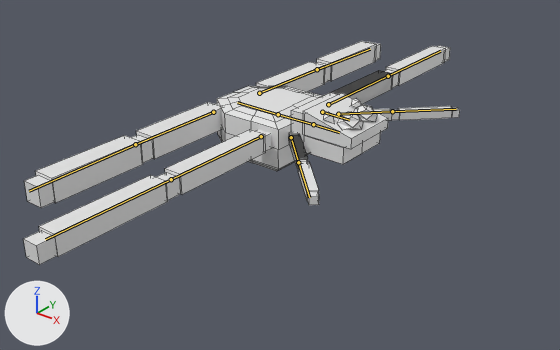
Renders of the Blender file Assets/SpiderWolfBlender.blend from each side of a commit.
Camera for both pictures: a 50 mm camera at (5.56, -7.29, 4.66) aimed at (0.13, -0.5, 0.45). Lighting does not change. The marker at lower left points along +X, +Y and +Z. The bones that bend it are drawn over the model as lines. Mesh edges are drawn as thin lines.
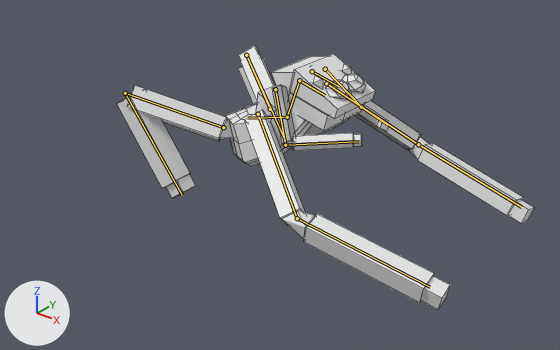
The newer file adds an action. The first version stands in its rest pose; the second is drawn at frame 1 of the action 'Pounce'.

The change in detail:
Bone 'FrontBody' (bone_frontbody) moves from (0.0, 0.0, 0.0) to (0.0, 0.15, 0.0).
Bone 'FrontBody' (bone_frontbody) turns from (0, 0, 0) to (0, 0, 70) degrees about its own x, y and z.
Bone 'UpperPediL' (bone_upperpedil) moves from (0.0, 0.0, 0.0) to (0.0, 0.0, -0.01).
Bone 'UpperPediL' (bone_upperpedil) turns from (0, 0, 0) to (-77, 38, 25) degrees about its own x, y and z.
Bone 'LowerPediL' (bone_lowerpedil) turns from (0, 0, 0) to (-31, 26, -95) degrees about its own x, y and z.
Bone 'UpperLegL' (bone_upperlegl) turns from (0, 0, 0) to (-121, 7, -138) degrees about its own x, y and z.
Bone 'LowerLegL' (bone_lowerlegl) moves from (0.0, 0.0, 0.0) to (-0.04, 0.03, 0.06).
Bone 'LowerLegL' (bone_lowerlegl) turns from (0, 0, 0) to (55, -42, -50) degrees about its own x, y and z.
Bone 'UpperPediR' (bone_upperpedir) moves from (0.0, 0.0, 0.0) to (0.0, 0.0, -0.01).
Bone 'UpperPediR' (bone_upperpedir) turns from (0, 0, 0) to (-77, -38, -25) degrees about its own x, y and z.
Bone 'LowerPediR' (bone_lowerpedir) turns from (0, 0, 0) to (-31, -26, 95) degrees about its own x, y and z.
Bone 'UpperLegR' (bone_upperlegr) turns from (0, 0, 0) to (-118, -10, 137) degrees about its own x, y and z.
Bone 'LowerLegR' (bone_lowerlegr) moves from (0.0, 0.0, 0.0) to (-0.03, -0.04, -0.06).
Bone 'LowerLegR' (bone_lowerlegr) turns from (0, 0, 0) to (53, 40, 53) degrees about its own x, y and z.
Bone 'Head' (bone_head) moves from (0.0, 0.0, 0.0) to (0.0, 0.0, 0.01).
Bone 'Head' (bone_head) turns from (0, 0, 0) to (-85, 0, 0) degrees about its own x, y and z.
Bone 'BackBody' (bone_backbody) moves from (0.0, 0.0, 0.0) to (0.0, -0.15, 0.0).
Bone 'BackBody' (bone_backbody) turns from (0, 0, 0) to (-15, 0, 0) degrees about its own x, y and z.
Bone 'UpperBackLegR' (bone_upperbacklegr) moves from (0.0, 0.0, 0.0) to (0.0, 0.0, 0.01).
Bone 'UpperBackLegR' (bone_upperbacklegr) turns from (0, 0, 0) to (48, 18, -25) degrees about its own x, y and z.
Bone 'LowerBackLegR' (bone_lowerbacklegr) turns from (0, 0, 0) to (-143, -6, 16) degrees about its own x, y and z.
Bone 'UpperBackLegL' (bone_upperbacklegl) moves from (0.0, 0.0, 0.0) to (0.01, 0.0, -0.01).
Bone 'UpperBackLegL' (bone_upperbacklegl) turns from (0, 0, 0) to (29, -18, 42) degrees about its own x, y and z.
Bone 'LowerBackLegL' (bone_lowerbacklegl) turns from (0, 0, 0) to (-131, -28, -32) degrees about its own x, y and z.

What differs and where, as boxes (x1, y1, x2, y2) in the pictures (560 x 350 px):
'Cube.002', posed (18% taller): before (23, 41, 460, 265); after (117, 46, 534, 310)
'Sphere.001', posed (16% taller): before (322, 99, 377, 130); after (312, 64, 366, 100)
bone 'FrontBody', root to tip: before (278, 114) to (313, 124); after (287, 117) to (299, 80)
bone 'UpperPediL', root to tip: before (338, 114) to (392, 111); after (325, 69) to (361, 107)
bone 'LowerPediL', root to tip: before (392, 111) to (456, 109); after (361, 107) to (388, 125)
bone 'UpperLegL', root to tip: before (328, 104) to (388, 76); after (326, 83) to (418, 144)
bone 'LowerLegL', root to tip: before (388, 76) to (440, 51); after (418, 144) to (521, 207)
bone 'UpperPediR', root to tip: before (291, 137) to (298, 162); after (275, 89) to (285, 145)
bone 'LowerPediR', root to tip: before (298, 162) to (309, 197); after (285, 145) to (359, 141)
bone 'UpperLegR', root to tip: before (261, 136) to (171, 179); after (258, 114) to (297, 218)
bone 'LowerLegR', root to tip: before (171, 179) to (45, 239); after (297, 218) to (430, 287)
bone 'Head', root to tip: before (313, 124) to (339, 132); after (299, 80) to (325, 95)
bone 'BackBody', root to tip: before (278, 114) to (237, 102); after (287, 117) to (247, 118)
bone 'UpperBackLegR', root to tip: before (213, 112) to (135, 144); after (223, 127) to (125, 93)
bone 'LowerBackLegR', root to tip: before (135, 144) to (29, 191); after (125, 93) to (182, 195)
bone 'UpperBackLegL', root to tip: before (259, 93) to (317, 69); after (270, 109) to (246, 55)
bone 'LowerBackLegL', root to tip: before (317, 69) to (370, 49); after (246, 55) to (285, 140)
